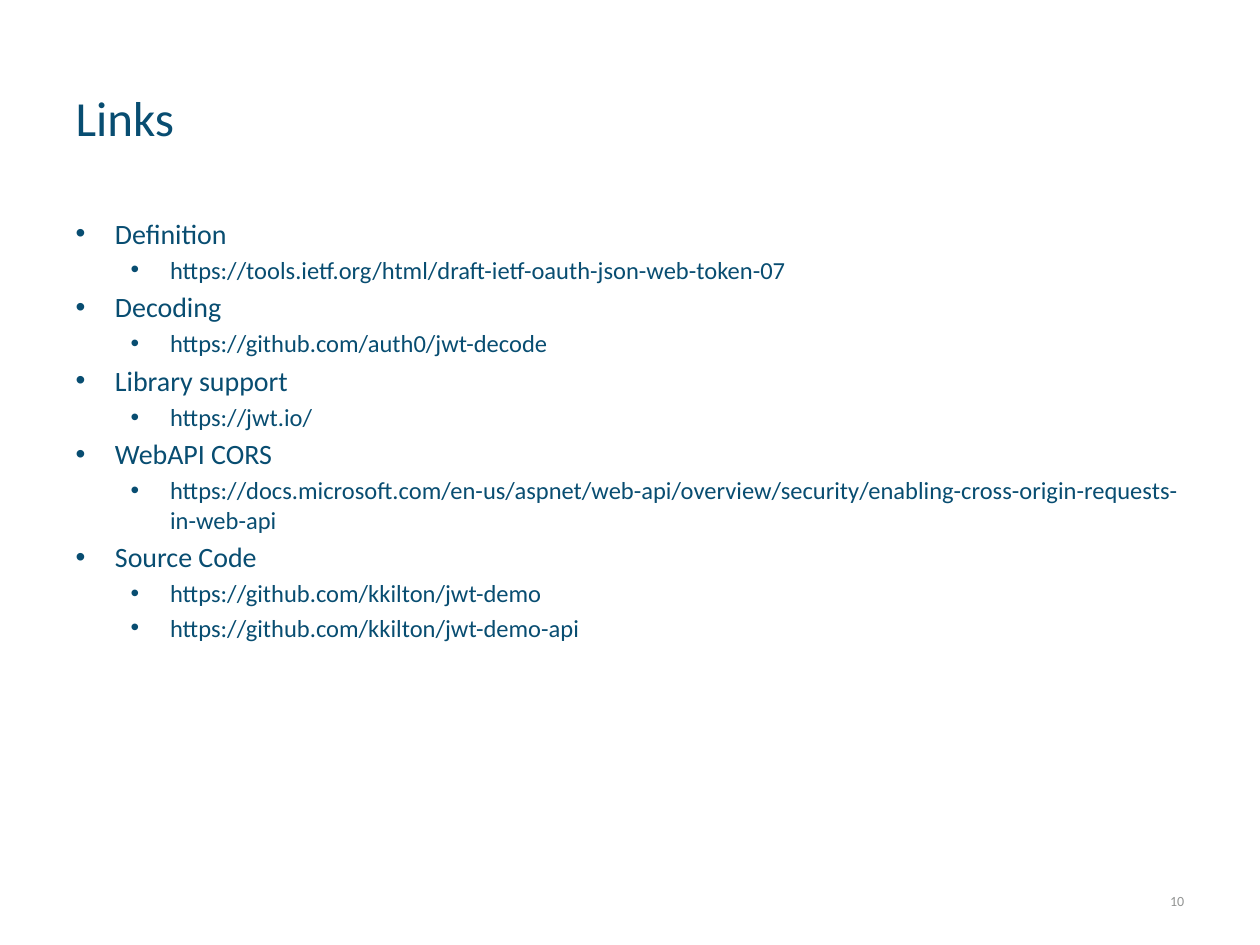
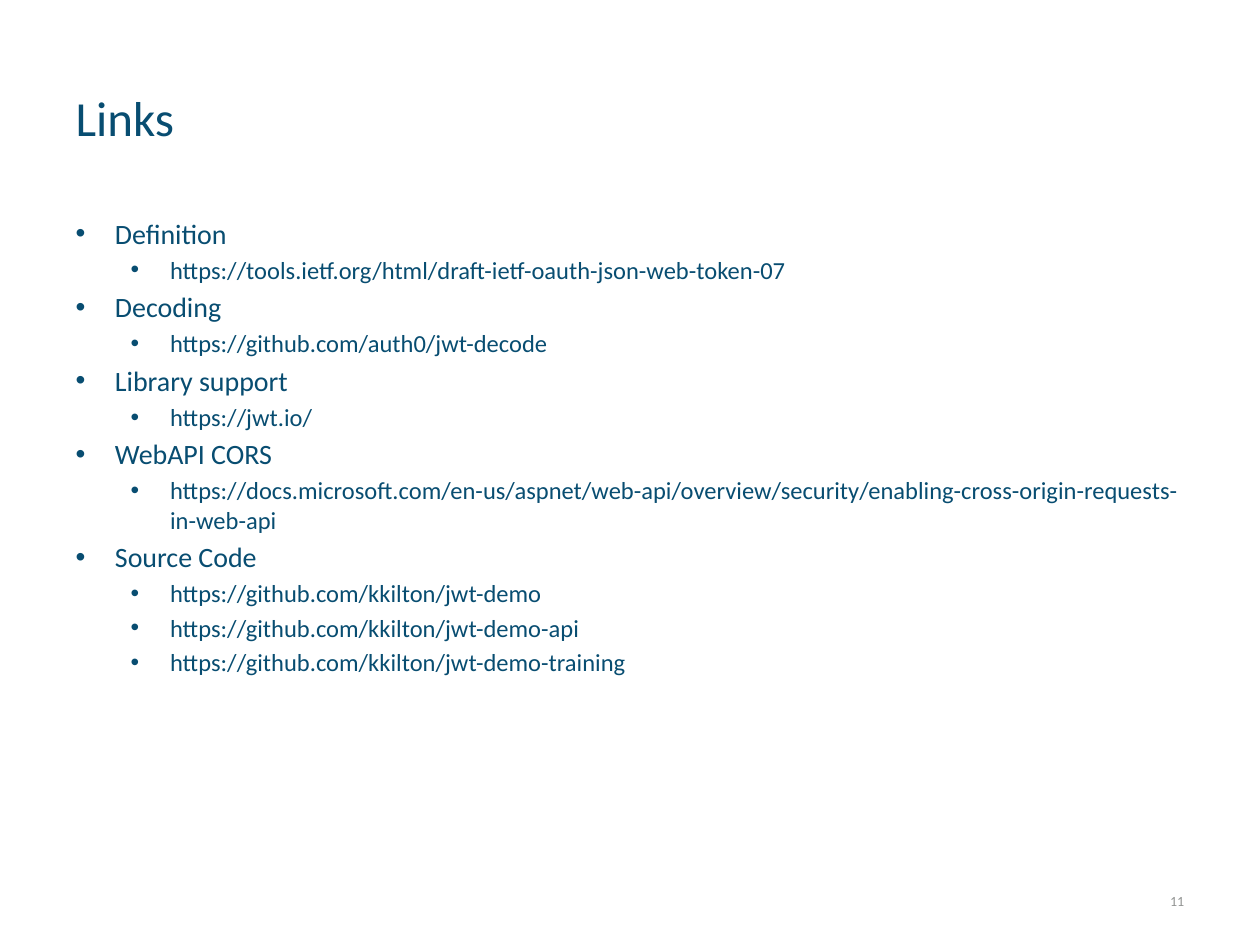
Before and after one commit to kkilton/jwt-demo-training, a slide deck: slide 11 of JWT, Angular5, WebAPI.pptx (slide 10 before the commit). Drawn at 1260x945 pixels with LibreOffice and Linux fonts; fonts in the diff are those of the drawing; background and template pictures are left out. Boxes give left, top, right and bottom in pixels: in the first picture for what was removed or moved away, otherwise in the second. Text is boxed around its words. In the diff, an @@ line names an element or a change of style, - is before the commit and + after.

```diff
--- a/JWT, Angular5, WebAPI.pptx
+++ b/JWT, Angular5, WebAPI.pptx
@@ text at [170,654,625,676]: paragraph added @@
+  • https://github.com/kkilton/jwt-demo-training
@@ page number at [1170,897,1184,906]: text changed @@
-10
+11
```
Also in this commit, not shown: 2 other slides changed, 2 slides added, 1 slide removed.
